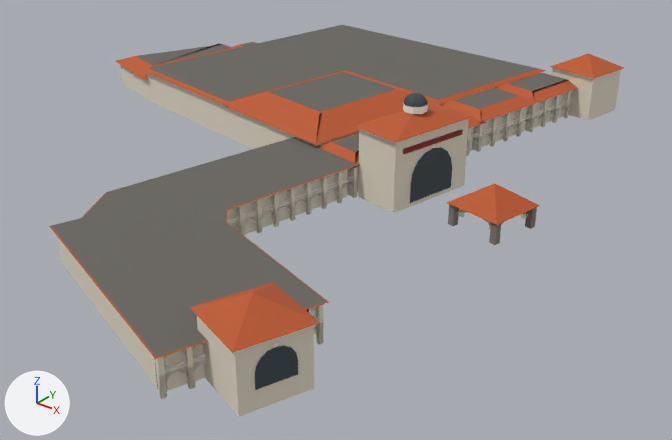
What one commit did to the glTF model assets/buildings/gaisano_country_mall.glb.
Both versions are drawn from a 50 mm lens placed at (78.0, 338.0, 99.0), pointed at (-70.0, 523.0, -15.0). The lights are fixed; the arrows at lower left show +X, +Y and +Z. The picture after the commit comes second. Vertices at exactly the same position are counted once.

Objects in the first picture: 'GaisanoCountryMall'.
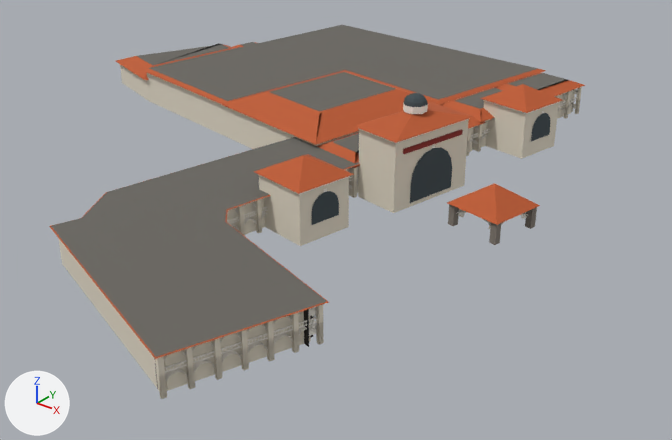
Commit message: Mall: stop a corner pavilion landing on the avenue near UC

What differs and where, as boxes (x1, y1, x2, y2) in the pictures (672 x 440 px; the box of a moved part takes in the faces that stretch with it):
```json
{"object": "GaisanoCountryMall", "change": "reshaped", "before": [49, 25, 624, 417], "after": [49, 25, 585, 399], "on screen": "7% narrower"}
{"part": 1, "of": "me_gaisanocountrymall", "change": "moved or reshaped", "before": [197, 316, 314, 417], "after": [259, 176, 349, 246]}
{"part": 2, "of": "me_gaisanocountrymall", "change": "moved or reshaped", "before": [552, 69, 621, 121], "after": [484, 101, 559, 159]}
{"part": 3, "of": "me_gaisanocountrymall", "change": "moved or reshaped", "before": [234, 325, 315, 353], "after": [258, 174, 350, 195]}
{"part": 4, "of": "me_gaisanocountrymall", "change": "moved or reshaped", "before": [552, 68, 622, 80], "after": [483, 100, 559, 114]}
{"part": 5, "of": "me_gaisanocountrymall", "change": "moved or reshaped", "before": [255, 346, 298, 390], "after": [312, 191, 339, 225]}
{"part": 6, "of": "me_gaisanocountrymall", "change": "moved or reshaped", "after": [531, 113, 550, 141], "on screen": "not visible before"}
{"part": 7, "of": "me_gaisanocountrymall", "change": "moved or reshaped", "before": [189, 282, 320, 353], "after": [254, 154, 354, 194]}
{"part": 8, "of": "me_gaisanocountrymall", "change": "moved or reshaped", "before": [550, 54, 624, 78], "after": [480, 84, 562, 113]}
```

Edits to the scene script, one JSON object a line:
```json
{"block": "me_gaisanocountrymall", "where": "# used by ob_gaisanocountrymall; location = (0.0, 0.0, 0.0)"}
{"op": "remove", "block": "me_gaisanocountrymall", "code": "me_gaisanocountrymall.from_pydata(...)  # 7300 vertices, 9678 faces; spans x -179.0..-9.0, y 422.0..621.0, z 0.0..26.0"}
{"op": "add", "block": "me_gaisanocountrymall", "code": "me_gaisanocountrymall.from_pydata(...)  # 7300 vertices, 9678 faces; spans x -179.0..-10.0, y 422.0..616.0, z 0.0..26.0"}
{"block": "me_gaisanocountrymall", "change": "me_gaisanocountrymall part 1: the loose piece of 8 vertices spanning x -30.0..-11.0, y 428.0..447.0, z 0.0..14.0 is turned 9.2 degrees about the z axis through its middle, then moved by (-34.0, 53.0, 0.0)"}
{"block": "me_gaisanocountrymall", "change": "me_gaisanocountrymall part 2: the loose piece of 8 vertices spanning x -48.0..-31.0, y 603.0..620.0, z 0.0..14.0 is turned -90.2 degrees about the z axis through its middle, then moved by (-1.0, -41.0, 0.0)"}
{"block": "me_gaisanocountrymall", "change": "me_gaisanocountrymall part 3: the loose piece of 8 vertices spanning x -30.0..-10.0, y 428.0..447.0, z 13.0..14.0 is turned 9.2 degrees about the z axis through its middle, then moved by (-34.0, 53.0, 0.0)"}
{"block": "me_gaisanocountrymall", "change": "me_gaisanocountrymall part 4: the loose piece of 8 vertices spanning x -48.0..-31.0, y 603.0..620.0, z 13.0..14.0 is turned -90.2 degrees about the z axis through its middle, then moved by (-1.0, -41.0, 0.0)"}
{"block": "me_gaisanocountrymall", "change": "me_gaisanocountrymall part 5: the loose piece of 12 vertices spanning x -14.0..-11.0, y 431.0..439.0, z 4.0..12.0 is moved by (-34.0, 55.0, 0.0)"}
{"block": "me_gaisanocountrymall", "change": "me_gaisanocountrymall part 6: the loose piece of 12 vertices spanning x -42.0..-34.0, y 619.0..620.0, z 4.0..12.0 is scaled about its middle by (-0.172, 5.91, 1), then moved by (5.0, -50.0, 0.0)"}
{"block": "me_gaisanocountrymall", "change": "me_gaisanocountrymall part 7: the loose piece of 5 vertices spanning x -31.0..-9.0, y 427.0..448.0, z 14.0..18.0 is turned 9.2 degrees about the z axis through its middle, then moved by (-34.0, 53.0, 0.0)"}
{"block": "me_gaisanocountrymall", "change": "me_gaisanocountrymall part 8: the loose piece of 5 vertices spanning x -49.0..-30.0, y 602.0..621.0, z 14.0..18.0 is turned -90.2 degrees about the z axis through its middle, then moved by (-1.0, -41.0, 0.0)"}
{"block": "me_gaisanocountrymall", "change": "other edits to the shape of me_gaisanocountrymall do not show in these pictures"}
```
